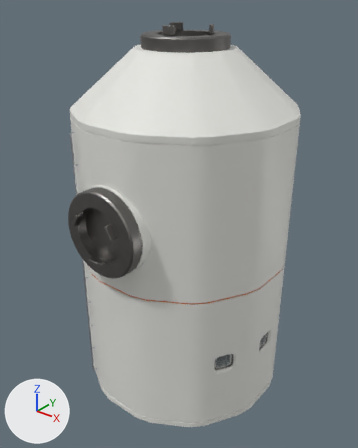
Two versions of the glTF model models/station/lowpoly/ax_station_12_command.glb, one commit apart.
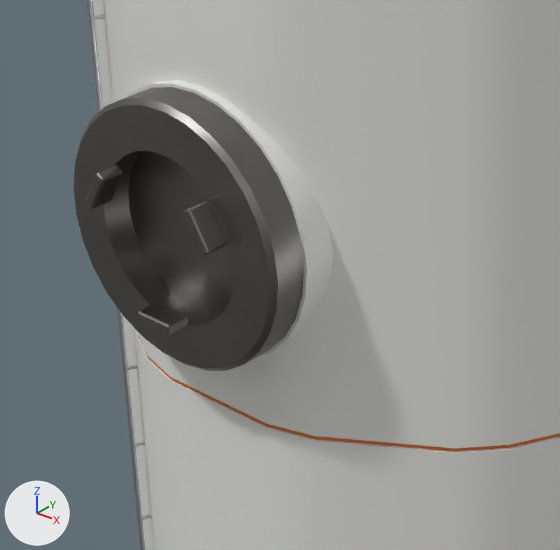
The first picture shows the older version from a 50 mm camera at (5.77, -7.4, 5.08) aimed at (-0.22, 0.09, 0.43). The close-ups show the older and then the newer version on the part from 12% to 63% of the width and 36% to 75% of the height of that picture. Only the edits that show in the close-ups are written down. Lighting does not change. The marker at lower left points along +X, +Y and +Z. Vertices at exactly the same position are counted once.

In view in the first close-up: 'handrails', 'hatch_door_4', 'orange_stripes', 'port_2', 'port_2_pedestal', 'port_2_petals', 'pressure_hull'.
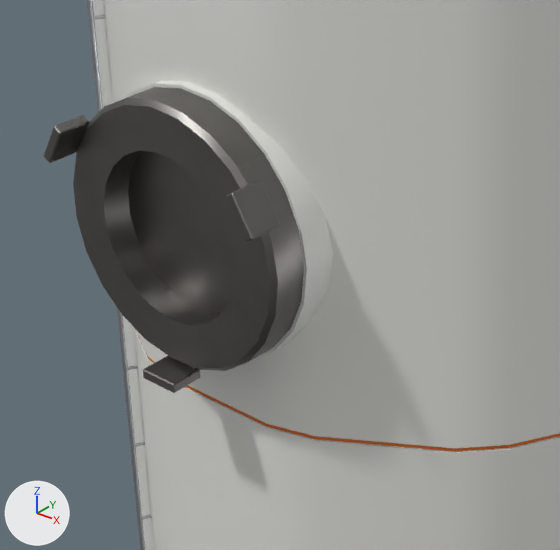
What the commit changed:
me_ax_station_12_command_port_2_petals is used by ob_port_2_petals; location (0.0, 0.0, 0.0).
me_ax_station_12_command_port_2_petals had 72 vertices, 132 faces and spanned x -0.485..0.485, y -2.544..-2.39, z 0.708..1.552.
me_ax_station_12_command_port_2_petals now has 162 vertices, 312 faces and spans x -0.812..0.812, y -2.544..-2.3, z 0.332..1.741.
me_ax_station_12_command_port_2_petals part 1: 24 vertices removed from x 0.311..0.485, y -2.544..-2.39, z 1.308..1.552; 54 vertices added at x 0.633..0.812, y -2.544..-2.3, z 1.495..1.741.
me_ax_station_12_command_port_2_petals part 2: 24 vertices removed from x -0.485..-0.311, y -2.544..-2.39, z 1.308..1.552; 54 vertices added at x -0.812..-0.633, y -2.544..-2.3, z 1.495..1.741.
me_ax_station_12_command_port_2_petals part 3: 24 vertices removed from x -0.128..0.128, y -2.544..-2.39, z 0.708..0.772; 54 vertices added at x -0.128..0.128, y -2.544..-2.3, z 0.332..0.412.

Pixel boxes [x1, y1, x2, y2] of what changed, in the close-ups (560 x 550 px):
'port_2_petals', reshaped (66% wider, 63% taller)
    before: [86, 165, 228, 335]
    after: [44, 115, 280, 393]
part 1 of me_ax_station_12_command_port_2_petals, reshaped
    before: [184, 200, 228, 255]
    after: [226, 180, 280, 241]
part 2 of me_ax_station_12_command_port_2_petals, reshaped
    before: [86, 165, 123, 209]
    after: [44, 115, 89, 163]
part 3 of me_ax_station_12_command_port_2_petals, reshaped
    before: [138, 302, 188, 335]
    after: [143, 356, 200, 393]
